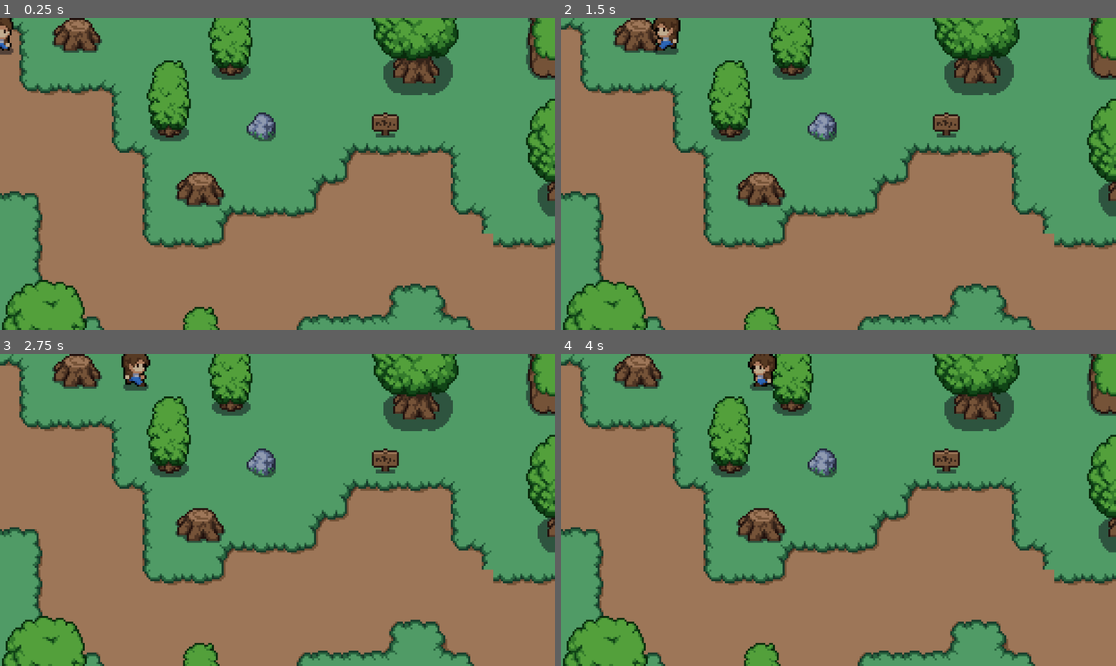
Above: before the commit, frames 1-4 (two rows, left to right).
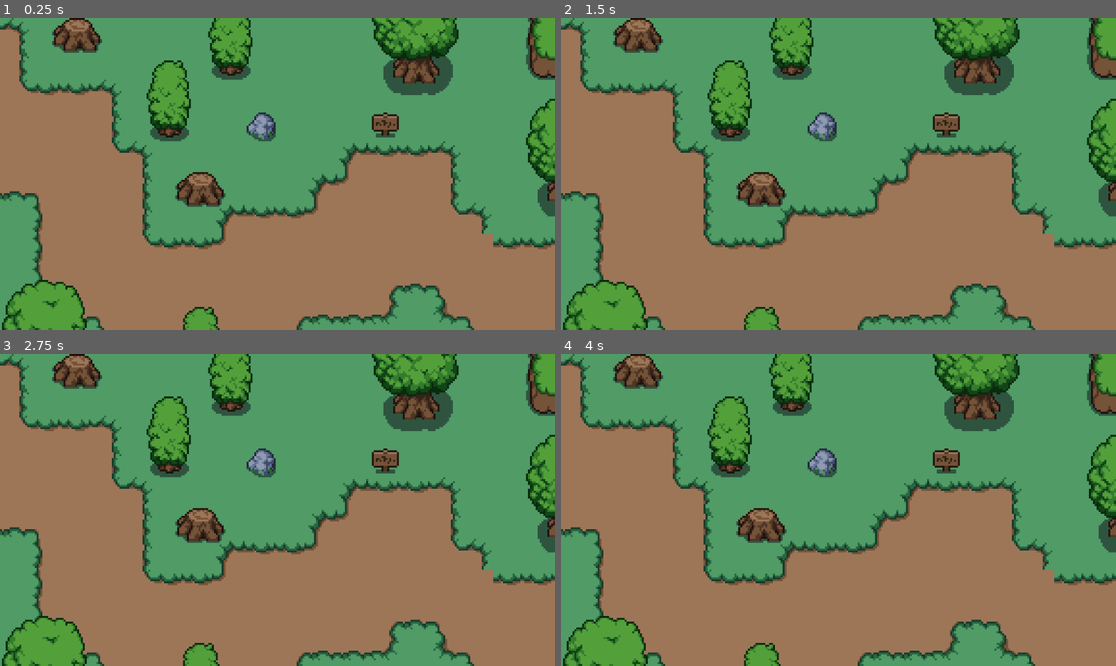
Above: after the commit, the same moments.

Repository: EdrSantandr/HorrorRPG
Game: Godot game, scene res://scenes/world.tscn
Two runs of this game, one before a commit and one after it. Both use one fixed random seed, a clock stepped at 60 frames per second and the inputs below.
Inputs:
- Up to frame 1 (0.25 s): no input
- Up to frame 2 (1.5 s): tap Enter at 0.5 s; hold Right (move_right) 0.53-1.28 s; hold Down (move_bottom) 0.53-1.28 s; hold Left (move_left) from 1.28 s (still down); tap Up (move_top) at 1.35 s
- Up to frame 3 (2.75 s): release Left (move_left) at 2.03 s; hold Right (move_right) from 2.03 s (still down); hold Down (move_bottom) from 2.03 s (still down)
- Up to frame 4 (4 s): release Down (move_bottom) at 2.78 s; tap Up (move_top) at 2.85 s; release Right (move_right) at 3.53 s; hold Left (move_left) from 3.53 s (still down); hold Down (move_bottom) from 3.53 s (still down)

The runs differ from the first frame. In frame 1, 0.2% of the frame differs, in the area x 0-3%, y 0-12%; in frame 2, 0.5%; in frame 3, 0.5%, in the area x 21-28%, y 0-12%; in frame 4, 0.5%.

Commit message:
Fixed character movement and z order

Diff:
--- a/scenes/player.tscn
+++ b/scenes/player.tscn
@@ -413,12 +413,22 @@
 "speed": 5.0
 }]
 
+[sub_resource type="CapsuleShape2D" id="CapsuleShape2D_m2eub"]
+radius = 4.0
+height = 14.0
+
 [node name="player" type="CharacterBody2D"]
+y_sort_enabled = true
 script = ExtResource("1_qt53u")
 
-[node name="CollisionShape2D" type="CollisionShape2D" parent="."]
-
 [node name="animated_sprite" type="AnimatedSprite2D" parent="."]
+y_sort_enabled = true
+position = Vector2(-1, -11)
 sprite_frames = SubResource("SpriteFrames_o765c")
 animation = &"front_idle"
 frame_progress = 0.146234
+
+[node name="CollisionShape2D" type="CollisionShape2D" parent="."]
+y_sort_enabled = true
+position = Vector2(0, -1)
+shape = SubResource("CapsuleShape2D_m2eub")
--- a/scenes/world.tscn
+++ b/scenes/world.tscn
@@ -66,23 +66,29 @@
 texture = ExtResource("3_i33ld")
 0:5/size_in_atlas = Vector2i(3, 4)
 0:5/0 = 0
+0:5/0/y_sort_origin = 20
 0:5/0/physics_layer_0/polygon_0/points = PackedVector2Array(-9.72272, 11.9324, -9.8995, -16.1751, 8.13173, -16.3518, 7.95495, 12.286, 13.7886, 25.721, -16.0867, 25.3675)
 6:7/size_in_atlas = Vector2i(2, 2)
 6:7/0 = 0
+6:7/0/y_sort_origin = 9
 6:7/0/physics_layer_0/polygon_0/points = PackedVector2Array(-15.9099, -8.48528, -7.6014, -14.1421, 7.42462, -13.9654, 14.6725, -6.18719, 15.026, 8.83883, 8.66206, 15.5563, -8.83883, 15.5563, -16.2635, 9.01561)
 8:6/size_in_atlas = Vector2i(2, 3)
 8:6/0 = 0
-8:6/0/physics_layer_0/polygon_0/points = PackedVector2Array(-8, -8, 8, -8, 7.75, 21.75, -7.75, 21.5)
+8:6/0/y_sort_origin = 16
+8:6/0/physics_layer_0/polygon_0/points = PackedVector2Array(-8, 8, 7, 8, 7.25, 20.75, -8, 20.75)
 10:7/size_in_atlas = Vector2i(2, 2)
 10:7/0 = 0
-10:7/0/physics_layer_0/polygon_0/points = PackedVector2Array(-5.875, -8, 6.375, -8, 12.625, -0.125, 10.5, 10.125, -9.375, 10.25, -12.75, 0.25)
+10:7/0/y_sort_origin = 7
+10:7/0/physics_layer_0/polygon_0/points = PackedVector2Array(-12.125, -2.5, 12.875, -3, 11.875, 10.5, -10.875, 10.5)
 11:2/size_in_atlas = Vector2i(1, 2)
 11:2/0 = 0
 0:0/0 = 0
-0:0/0/physics_layer_0/polygon_0/points = PackedVector2Array(-6.875, -6.25, 6.375, -6.125, 6.625, 5, -6.71751, 4.94975)
+0:0/0/y_sort_origin = 4
+0:0/0/physics_layer_0/polygon_0/points = PackedVector2Array(-8, 8, 7, 8, 7.25, 20.75, -8, 20.75)
 0:1/0 = 0
 0:1/0/physics_layer_0/polygon_0/points = PackedVector2Array(-8, -2.5, 8, -2, 8, 8, -8, 8)
 5:0/0 = 0
+5:0/0/y_sort_origin = 5
 5:0/0/physics_layer_0/polygon_0/points = PackedVector2Array(-8, -1.125, 8, -1.25, 8, 5.75, -8, 5.875)
 11:0/0 = 0
 10:0/0 = 0
@@ -94,24 +100,23 @@
 sources/2 = SubResource("TileSetAtlasSource_i3idw")
 
 [node name="world" type="Node2D"]
+y_sort_enabled = true
 
-[node name="DrawingMap" type="Node" parent="."]
-
-[node name="Grass" type="TileMapLayer" parent="DrawingMap"]
+[node name="Grass" type="TileMapLayer" parent="."]
 tile_map_data = PackedByteArray("AAAAAAAAAQAAAAAAAAAAAAEAAQAAAAAAAAAAAAIAAQAAAAAAAAAAAAMAAQAAAAAAAAAAAAQAAQAAAAAAAAAAAA …(5744 unchanged characters)…
 tile_set = SubResource("TileSet_8u115")
 
-[node name="Dirt" type="TileMapLayer" parent="DrawingMap"]
+[node name="Dirt" type="TileMapLayer" parent="."]
 tile_map_data = PackedByteArray("AAAAAAAAAAADAAAAAAAAAAEAAAADAAEAAAAAAAIAAAAEAAEAAAABAAIAAAACAAAAAAACAAIAAAACAAAAAAADAA …(2080 unchanged characters)…
 tile_set = SubResource("TileSet_8u115")
 
-[node name="Mountains" type="TileMapLayer" parent="DrawingMap"]
+[node name="Mountains" type="TileMapLayer" parent="."]
 tile_map_data = PackedByteArray("AAAUAAAAAAACAAUAAAAUAAEAAAAFAAQAAAARAAAAAAABAAUAAAARAAEAAAABAAYAAAASAAEAAAACAAYAAAATAA …(304 unchanged characters)…
 tile_set = SubResource("TileSet_8u115")
 
-[node name="Trees" type="TileMapLayer" parent="DrawingMap"]
+[node name="Trees" type="TileMapLayer" parent="."]
+y_sort_enabled = true
 tile_map_data = PackedByteArray("AAABAAoAAgAAAAUAAAANAAAAAgAAAAUAAAASAAQAAgAAAAUAAAAHAAAAAgAIAAYAAAAFAAIAAgAIAAYAAAAGAA …(256 unchanged characters)…
 tile_set = SubResource("TileSet_8u115")
 
 [node name="player" parent="." instance=ExtResource("4_xervr")]
-z_index = 1
Not shown: 1 places in scenes/player.tscn that only renumber resources
